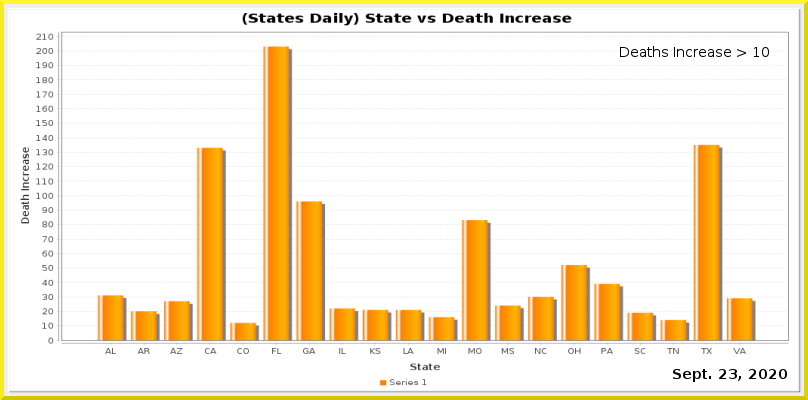
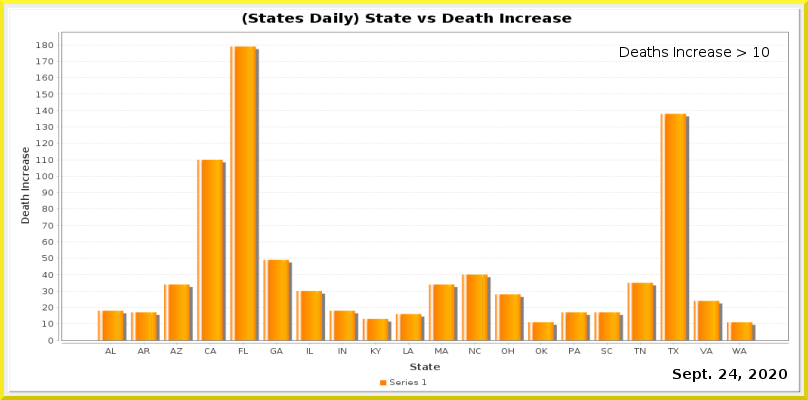
Two versions of the same layered image (808×400). Layer-by-layer changes:
painted on "Current Date" over [729, 369, 737, 379]
painted on "Date_vs_TestIncrease.png" over [36, 33, 789, 354]
